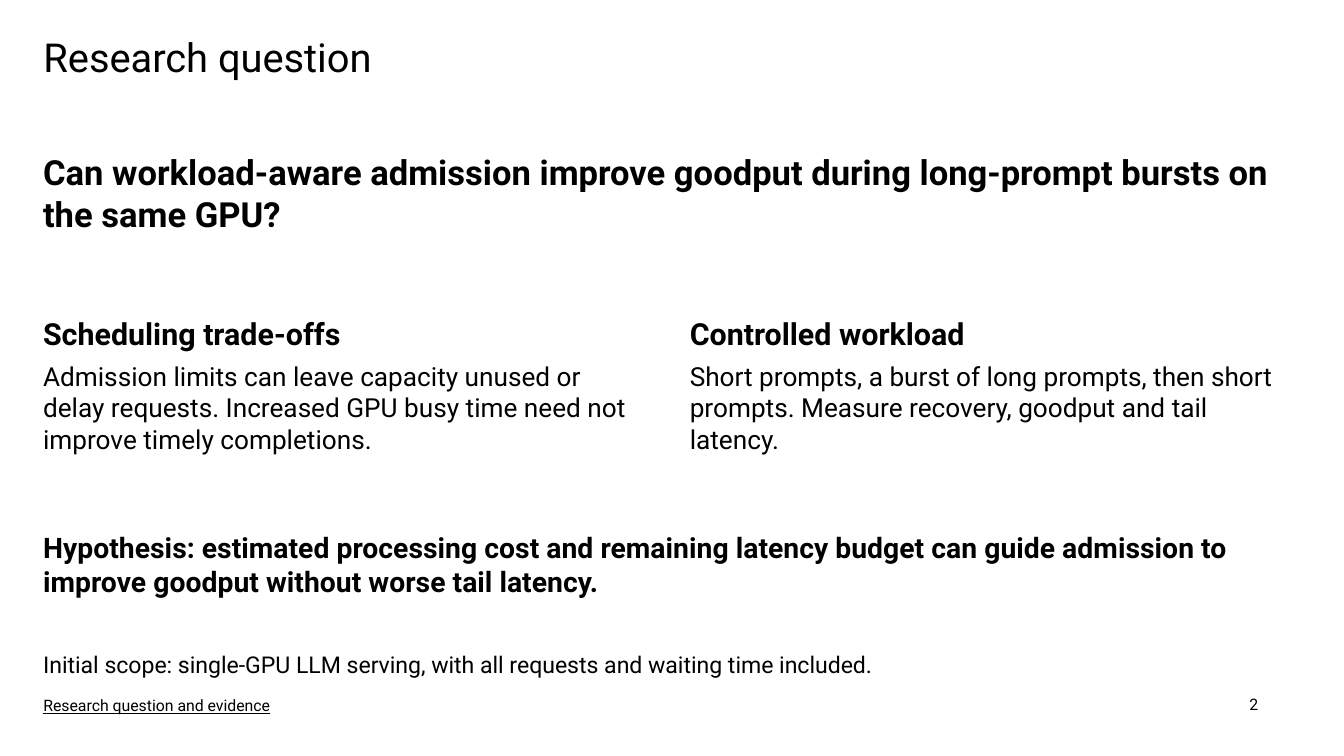
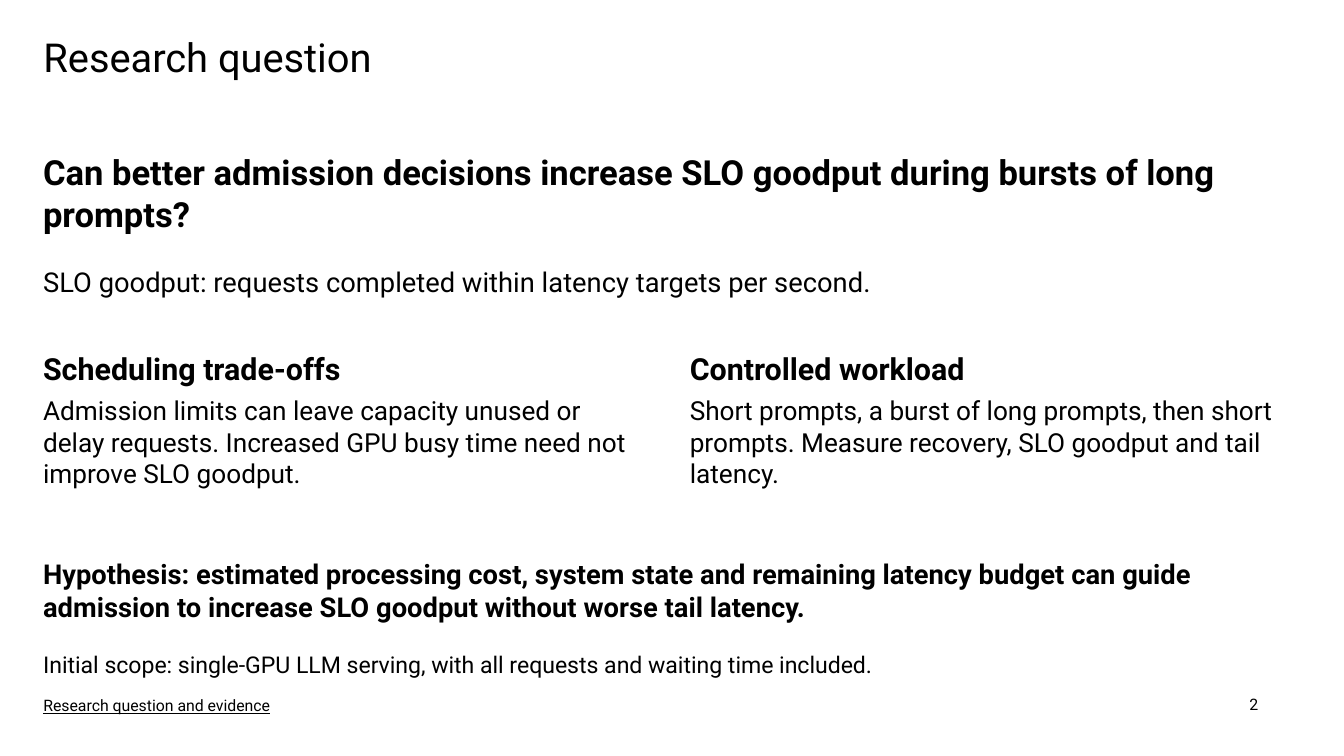
Before and after one commit to nileshsarkar-ai/Inference-Optimization, a slide deck: slide 2 of Inference_Optimization_Final.pptx. Drawn at 1344x756 pixels with LibreOffice and Linux fonts; fonts in the diff are those of the drawing. Boxes give left, top, right and bottom in pixels: in the first picture for what was removed or moved away, otherwise in the second. Text is boxed around its words. In the diff, an @@ line names an element or a change of style, - is before the commit and + after.

Commit message:
Frame the research question around SLO goodput and controlled progression

```diff
--- a/Inference_Optimization_Final.pptx
+++ b/Inference_Optimization_Final.pptx
@@ text at box(43, 158, 1214, 234): text changed @@
-Can workload-aware admission improve goodput during long-prompt bursts on the same GPU?
+Can better admission decisions increase SLO goodput during bursts of long prompts?
@@ text added at box(43, 271, 870, 298), 19.5 pt, text #000000 @@
+SLO goodput: requests completed within latency targets per second.
@@ text "Scheduling trade-offs": place and size @@
-text "Scheduling trade-offs" at box(43, 322, 340, 352)
+text "Scheduling trade-offs" at box(43, 357, 340, 387)
@@ text "Controlled workload": place and size @@
-text "Controlled workload" at box(690, 322, 964, 346)
+text "Controlled workload" at box(690, 357, 964, 381)
@@ text at box(43, 400, 625, 489): text changed @@
-Admission limits can leave capacity unused or delay requests. Increased GPU busy time need not improve timely completions.
+Admission limits can leave capacity unused or delay requests. Increased GPU busy time need not improve SLO goodput.
@@ text at box(690, 400, 1272, 489): text changed @@
-Short prompts, a burst of long prompts, then short prompts. Measure recovery, goodput and tail latency.
+Short prompts, a burst of long prompts, then short prompts. Measure recovery, SLO goodput and tail latency.
@@ text at box(43, 563, 1190, 623): text changed; size 20.2 to 19.5 pt @@
-Hypothesis: estimated processing cost and remaining latency budget can guide admission to improve goodput without worse tail latency.
+Hypothesis: estimated processing cost, system state and remaining latency budget can guide admission to increase SLO goodput without worse tail latency.
```
Also in this commit, not shown: 2 other slides changed, 1 slide added, 1 slide removed, 7 other files.
